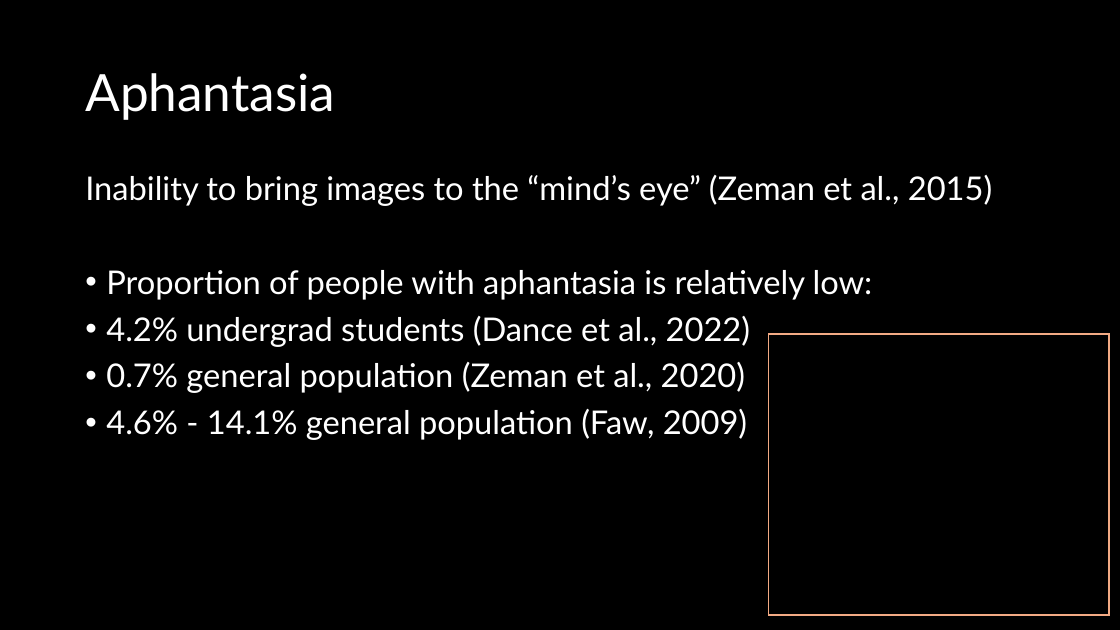
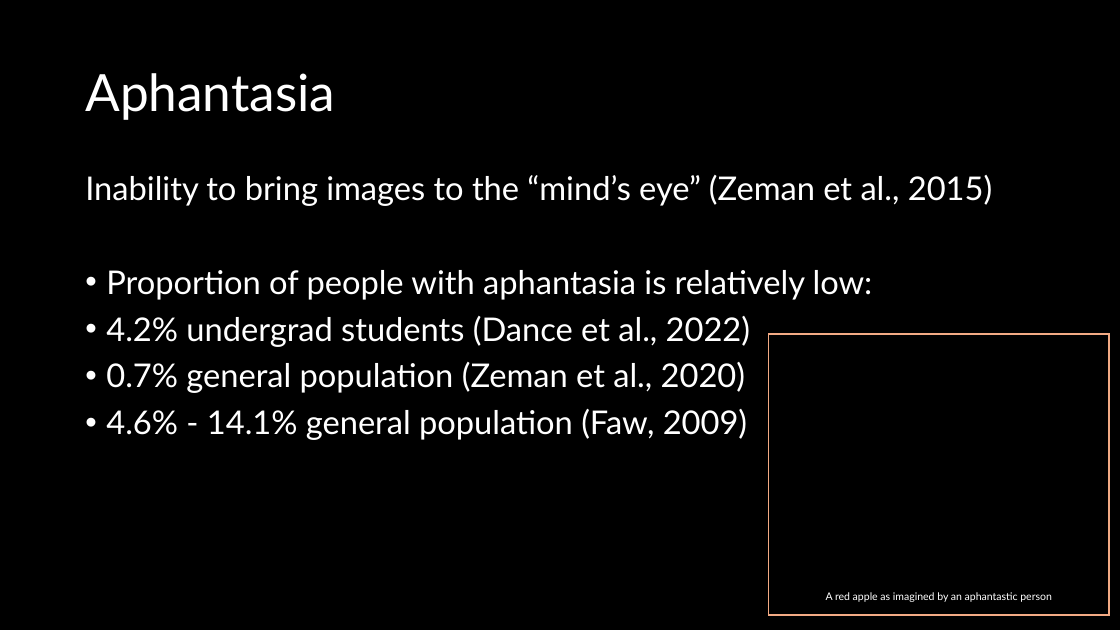
Before and after one commit to d-scanzi/bayesian_lab_meetings, a slide deck: slide 5 of dev/slides/02-bayesian_engines.pptx (slide 2 before the commit). Drawn at 1120x630 pixels with LibreOffice and Linux fonts; fonts in the diff are those of the drawing. Boxes give left, top, right and bottom in pixels: in the first picture for what was removed or moved away, otherwise in the second. Text is boxed around its words. In the diff, an @@ line names an element or a change of style, - is before the commit and + after.

```diff
--- a/dev/slides/02-bayesian_engines.pptx
+++ b/dev/slides/02-bayesian_engines.pptx
@@ text added at (826,592,1052,602), 9 pt, text #FFFFFF @@
+A red apple as imagined by an aphantastic person
```
Also in this commit, not shown: 3 slides added, 1 other file.
